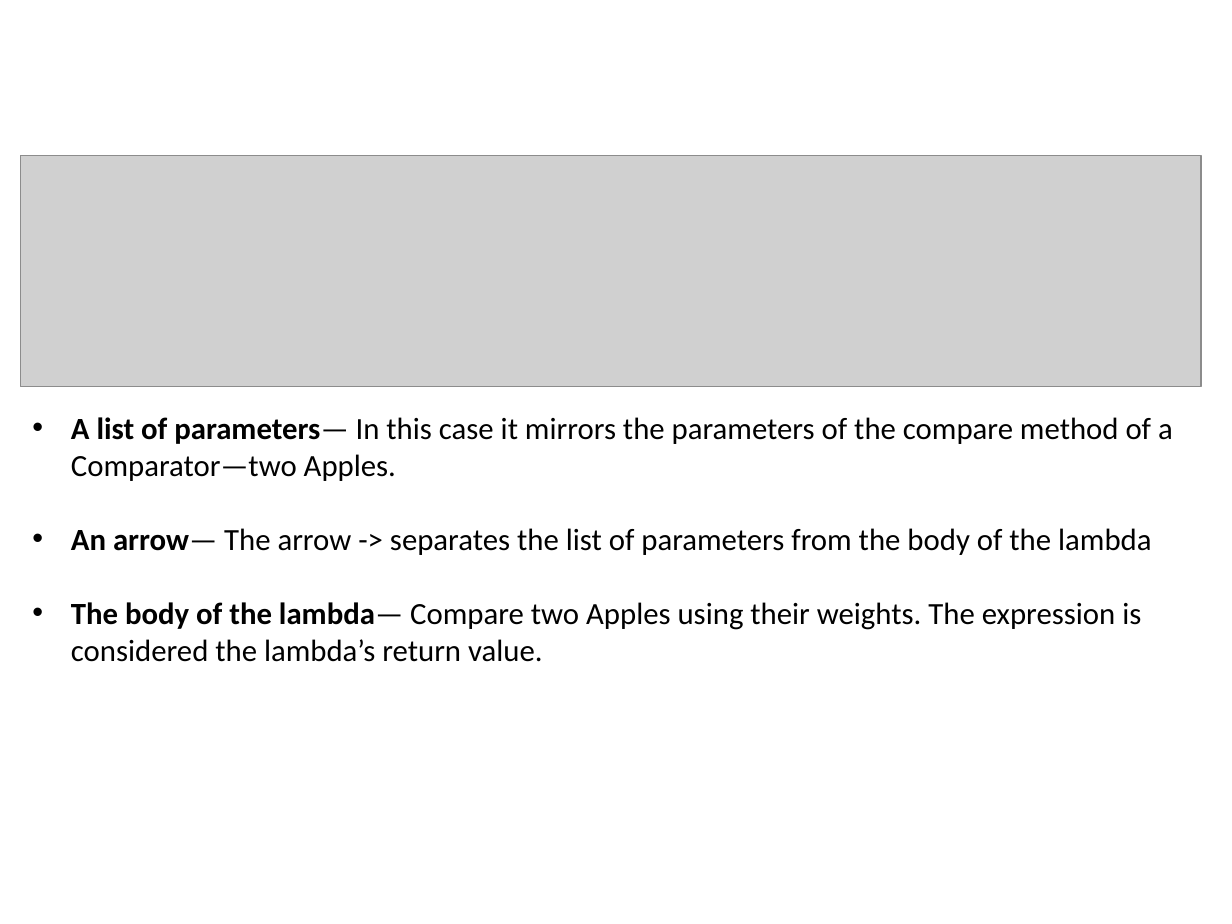
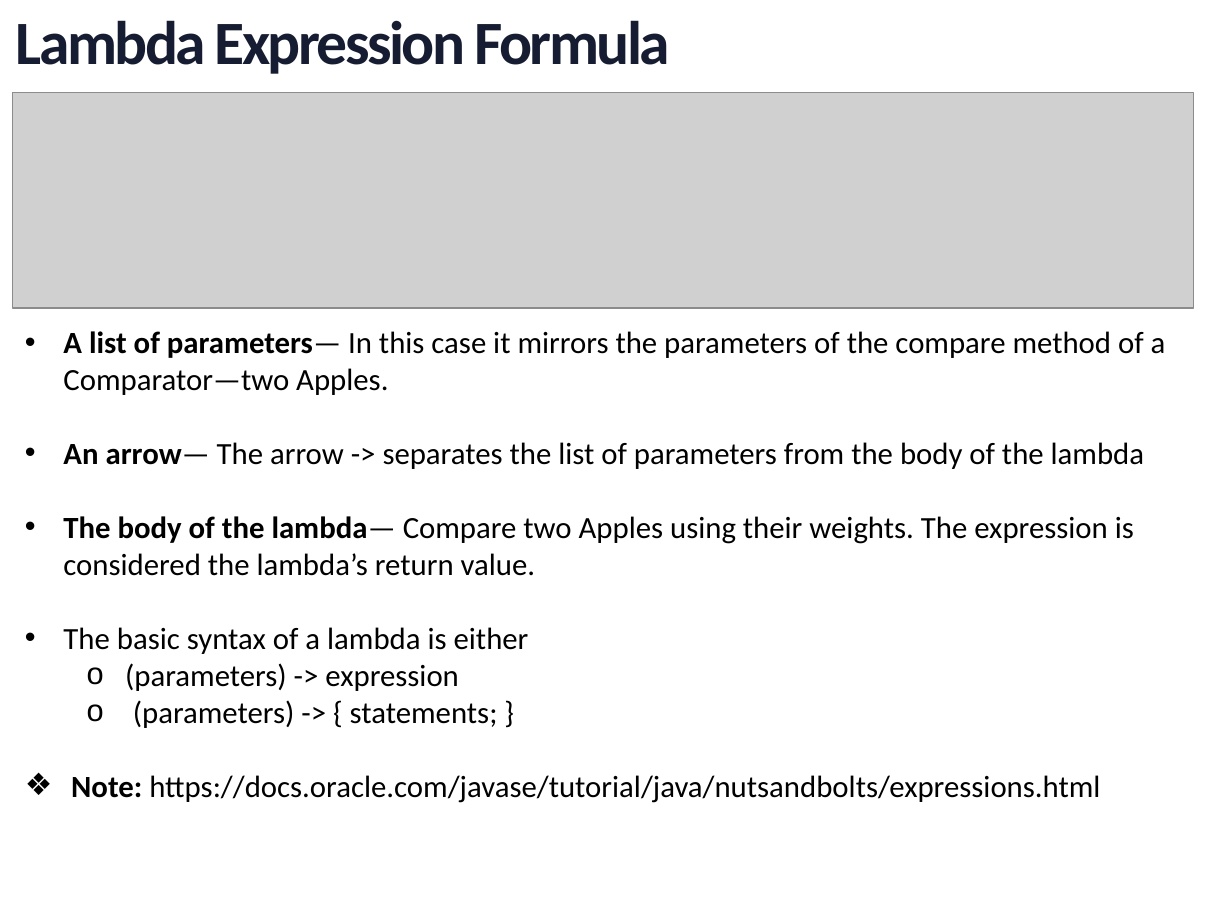
Before and after one commit to minhntk/jdk8, a slide deck: slide 4 of document/Lambda Expression.pptx. Drawn at 1232x924 pixels with LibreOffice and Linux fonts; fonts in the diff are those of the drawing; grey boxes stand for pictures; background and template pictures are left out. Boxes give left, top, right and bottom in pixels: in the first picture for what was removed or moved away, otherwise in the second. Text is boxed around its words. In the diff, an @@ line names an element or a change of style, - is before the commit and + after.

```diff
--- a/document/Lambda Expression.pptx
+++ b/document/Lambda Expression.pptx
@@ title added at (x1=16, y1=20, x2=670, y2=74), 36 pt, text gradient #2E59B0 to #161D32 to #000000, bold @@
+Lambda Expression Formula
@@ picture resized from (x1=21, y1=155, x2=1201, y2=387) to (x1=12, y1=92, x2=1193, y2=308) @@
@@ text "A list of parameters— In ..." moved from (x1=71, y1=417, x2=1173, y2=662) to (x1=63, y1=331, x2=1166, y2=803) @@
@@ text at (x1=63, y1=627, x2=1100, y2=803): paragraphs added @@
+• The basic syntax of a lambda is either
+  o (parameters) -> expression
+  o (parameters) -> { statements; }
+❖ Note: https://docs.oracle.com/javase/tutorial/java/nutsandbolts/expressions.html
```
Also in this commit, not shown: 4 other slides changed, 7 slides added, 1 slide removed, 2 other files.
